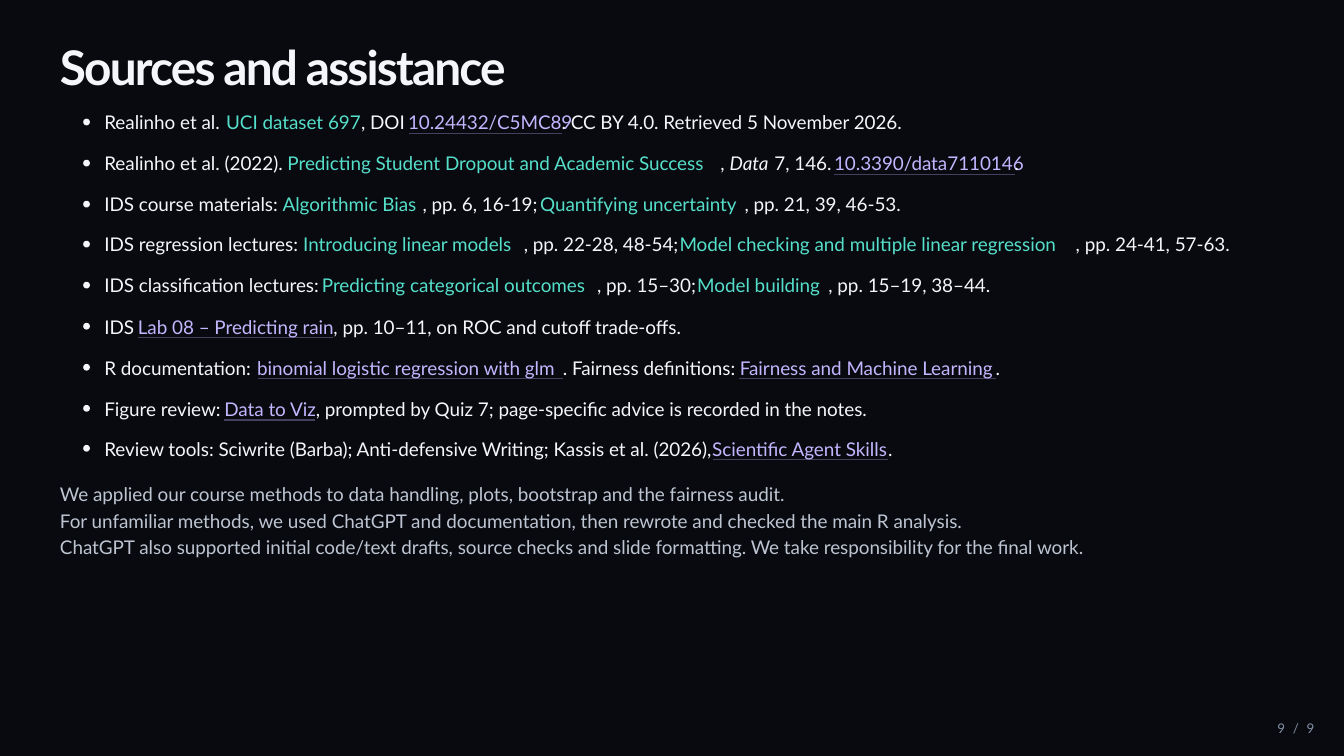
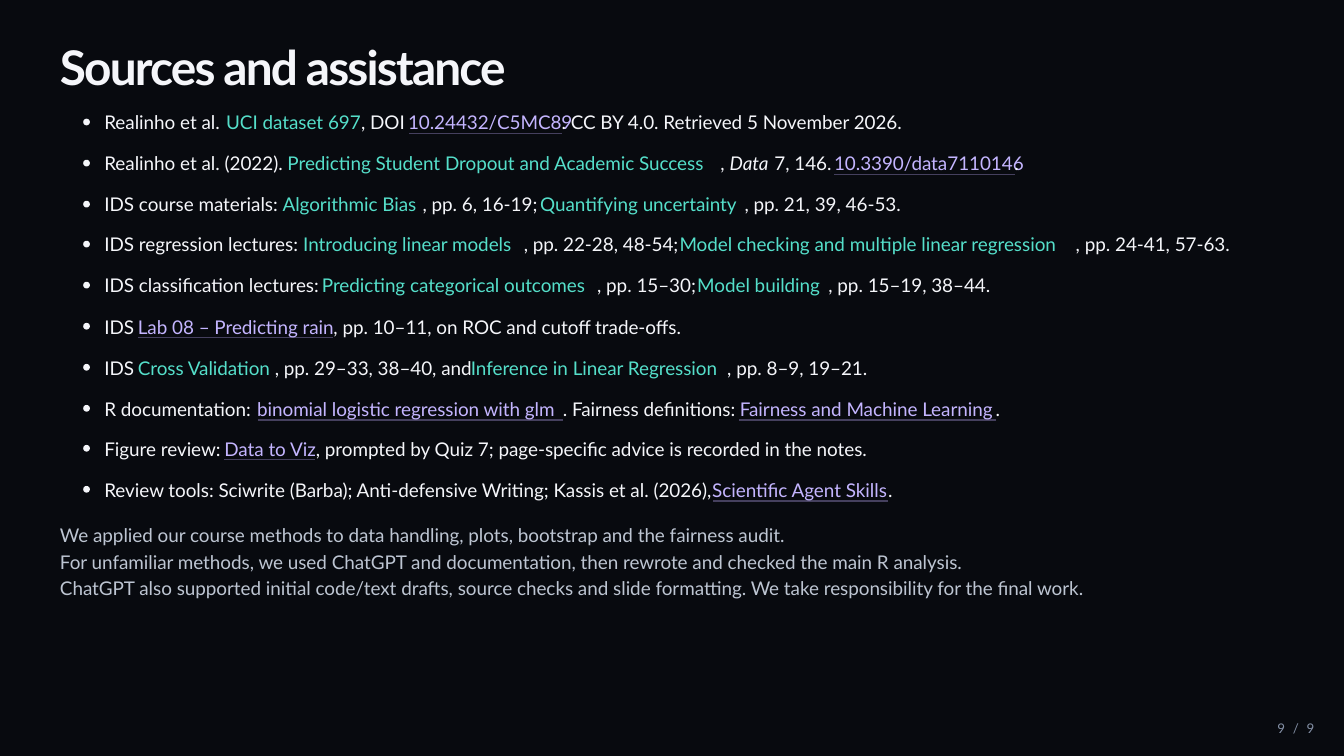
Before and after one commit to Tigershengsheng/ids-project, a slide deck: slide 9 of output/powerpoint/Student_Dropout_Presentation.pptx. Drawn at 1344x756 pixels with LibreOffice and Linux fonts; fonts in the diff are those of the drawing. Boxes give left, top, right and bottom in pixels: in the first picture for what was removed or moved away, otherwise in the second. Text is boxed around its words. In the diff, an @@ line names an element or a change of style, - is before the commit and + after.

Commit message:
Add training-only course validation and clarify bootstrap

```diff
--- a/output/powerpoint/Student_Dropout_Presentation.pptx
+++ b/output/powerpoint/Student_Dropout_Presentation.pptx
@@ text added at <box>104,361,134,375</box>, 13.5 pt, text #F5F6FA @@
+IDS
@@ text added at <box>138,361,270,375</box>, 13.5 pt, text #55DFCA @@
+Cross Validation
@@ text added at <box>284,361,471,379</box>, 13.5 pt, text #F5F6FA @@
+, pp. 29–33, 38–40, and
@@ text added at <box>471,361,717,379</box>, 13.5 pt, text #55DFCA @@
+Inference in Linear Regression
@@ text added at <box>736,361,867,379</box>, 13.5 pt, text #F5F6FA @@
+, pp. 8–9, 19–21.
@@ 14 texts, 4 freeform shapes: place and size @@
-14 texts, 4 freeform shapes at <box>60,356,1083,558</box>
+14 texts, 4 freeform shapes at <box>60,397,1083,599</box>
@@ freeform shape added at <box>84,486,91,493</box>, fill #F5F6FA @@
```
Also in this commit, not shown: 2 other slides changed, 18 other files.
